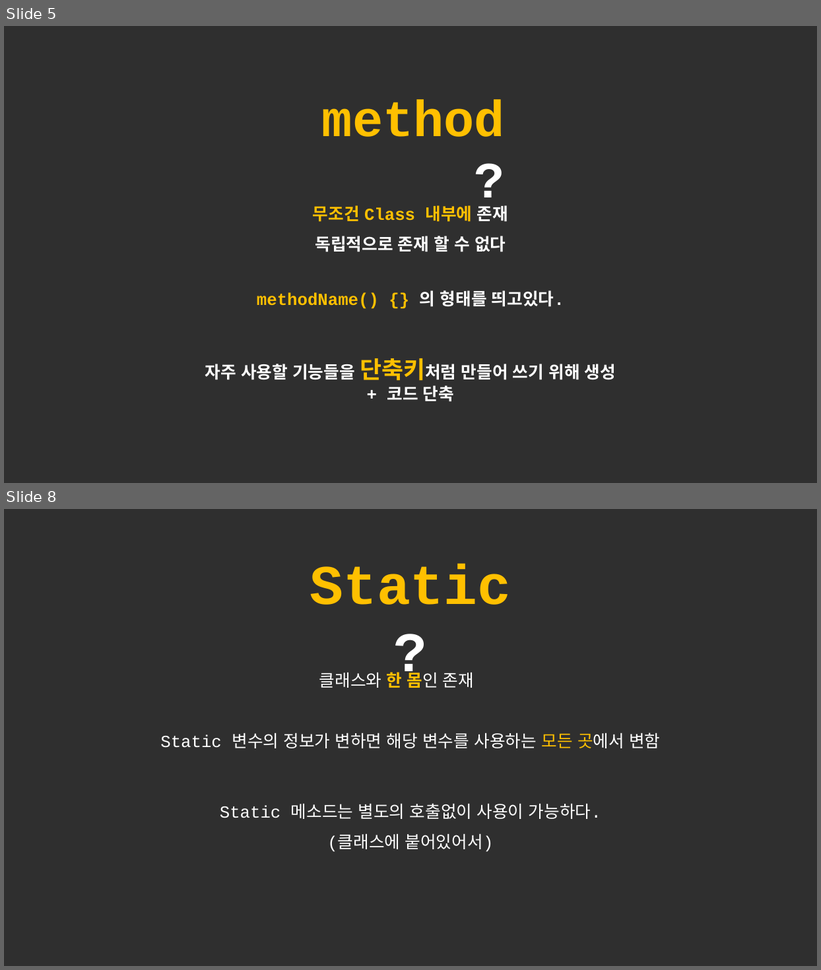
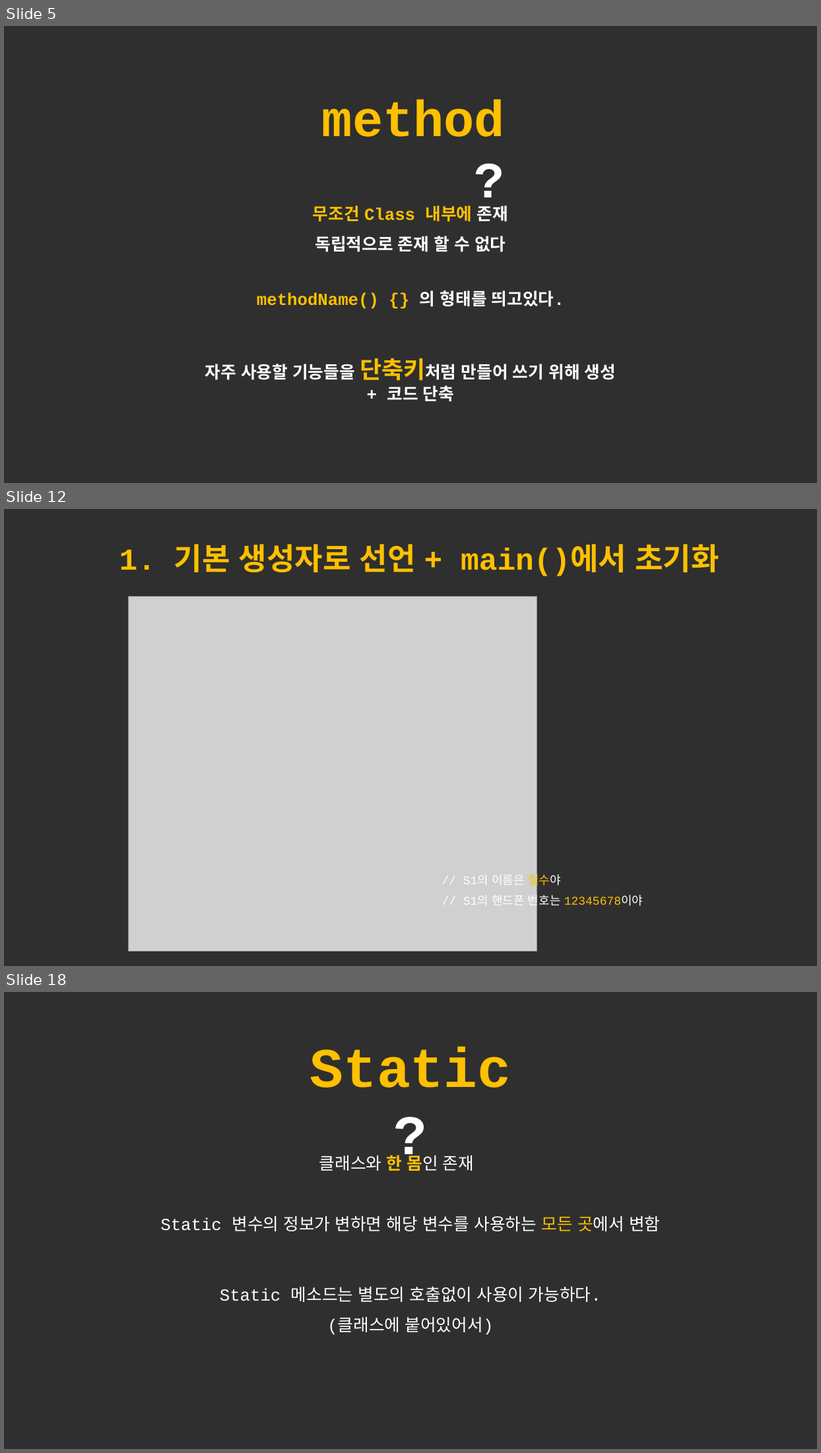
Before and after one commit to forwdevel/Full-Stack, a slide deck: 객체이론정리.pptx. Shown one above the other, each under a label of ours: slides 5 and 8 before the commit, slides 5, 12 and 18 after it; the slides between them are not shown. The pictures are 821x970 and 821x1453 pixels, drawn with LibreOffice and Linux fonts; fonts in the diff are those of the drawing; grey boxes stand for pictures. Boxes give left, top, right and bottom in pixels: in the first picture for what was removed or moved away, otherwise in the second. Text is boxed around its words. In the diff, an @@ line names an element or a change of style, - is before the commit and + after.

```diff
--- a/객체이론정리.pptx
+++ b/객체이론정리.pptx
@@ slide 12 added at <box>4,509,817,966</box>, background #2F2F2F @@
@@ text added at <box>120,544,719,576</box>, 36 pt, text #FFC000, bold @@
+1. 기본 생성자로 선언 + main()에서 초기화
@@ picture added at <box>129,597,537,952</box> @@
@@ text added at <box>463,873,561,889</box>, 14 pt, text #FFFFFF @@
+// S1의 이름은 철수야
@@ text added at <box>463,893,644,909</box>, 14 pt, text #FFFFFF @@
+// S1의 핸드폰 번호는 12345678이야
@@ what was slide 8 is now slide 18 @@
```
Also in this commit, not shown: 2 slides changed, 9 other slides added, 1 slide removed.
